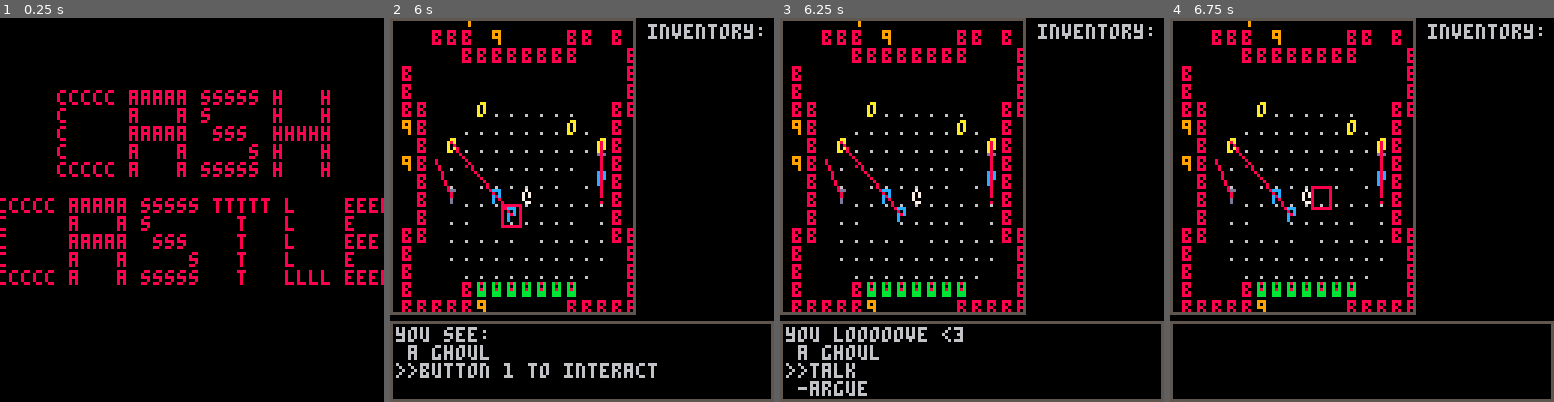
Above: before the commit, frames 1-4 (left to right).
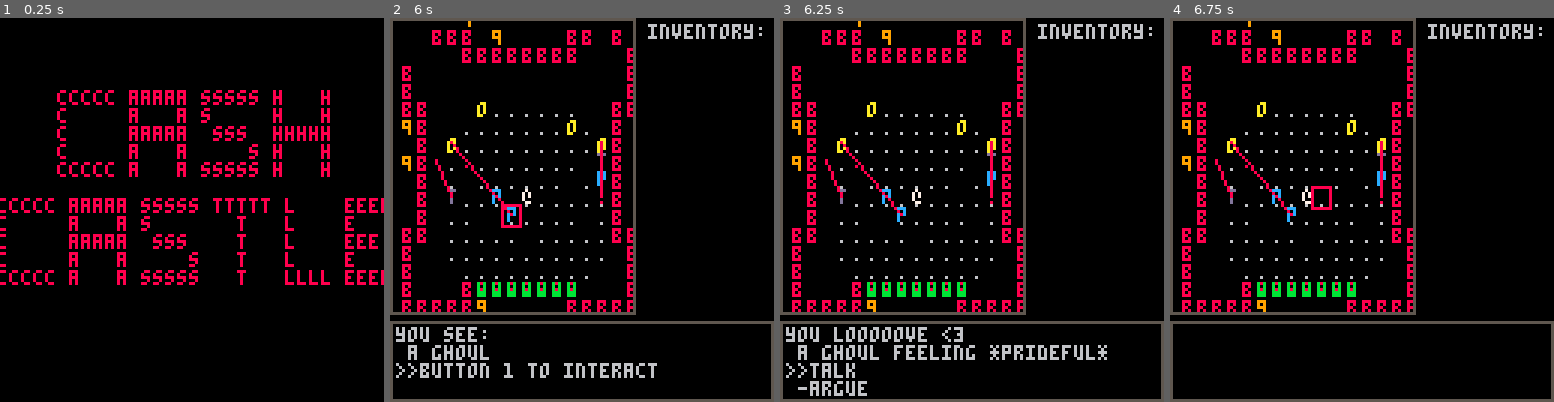
Above: after the commit, the same moments.

Repository: arnodick/castle
Game: PICO-8 cartridge castle.p8
The game is run twice, just before and just after one commit, with the same random seed, the same clock (stepped at 60 frames per second) and the same inputs.
Inputs:
- Up to frame 1 (0.25 s): no input
- Up to frame 2 (6 s): tap X (X key) at 0.33, 1.07, 1.85, 2.97, 4.08, 5.2 s; tap O (Z key) at 0.7, 1.7, 2.1, 2.5, 2.9, 3.3, 3.7, 4.1, 4.5, 4.9, 5.3, 5.7 s; hold Right 1.6-2.1 s; hold Up 2.15-2.42 s; hold Right 2.47-3.03 s; hold Left 3.08-3.58 s; hold Down 3.63-3.97 s; hold Right 4.02-4.68 s; hold Up 4.73-5.03 s; hold Left 5.08-5.68 s; hold Down from 5.73 s (still down)
- Up to frame 3 (6.25 s): release Down at 6.03 s; hold Right from 6.08 s (still down); tap O (Z key) at 6.1 s
- Up to frame 4 (6.75 s): tap X (X key) at 6.32 s; tap O (Z key) at 6.5 s; release Right at 6.58 s; hold Right from 6.63 s (still down)

Frames 1-2 are identical in both runs. In frame 3, 1.0% of the frame differs, in the area x 29-86%, y 85-90%; in frame 4, nothing differs.

Commit message:
mostly cleaned up menu stuff? TODO: get rid of dodialogue

Diff:
--- a/castle.p8
+++ b/castle.p8
@@ -672,7 +672,7 @@
 					mes[3]="*"..species[actortypes[t.t][level+1].sp].." now hates you!*"
 					rltns[actortypes[t.t][level+1].rl].ha=actortypes[p.t][level+1].rl
 				elseif t==p then
-					sendtomenu(menus[2],listinventory(p,"inventory:"))
+					sendtomenu(menus[2],listinventory(p.inventory,"inventory:"))
 					mes[1]="you are dead!"
 					mes[2]="you got "..countcash(p).." cash"
 					mes[3]=" press button to continue"
@@ -723,13 +723,13 @@
 			if v.x==a.x and v.y==a.y then
 				pickupitem(v,a)
 				if v==p then
-					sendtomenu(menus[2],listinventory(p,"inventory:"))
+					sendtomenu(menus[2],listinventory(p.inventory,"inventory:"))
 				end
 			end
 		end
 	elseif p!=nil then
 		if a==p then
-			sendtomenu(menus[2],listinventory(p,"inventory:"))
+			sendtomenu(menus[2],listinventory(p.inventory,"inventory:"))
 		end
 		if comparedistance(a,p)<5 or a.t==11 then
 			if a.hit==0 then
@@ -755,9 +755,7 @@
 end
 
 function dodialogue(m,t)
-	m.t=4
-	m.sel=1
---	m.control=not m.control
+	changemenu(m,4)
 	m.target=t
 end
 
@@ -767,7 +765,7 @@
 		changemenu(m,3)
 	elseif it==6 then
 		p.hit=0
-		quitmenu(m,m.t,true)
+		quitmenu(m,m.t,true,listinventory(p.inventory,"inventory"))
 	end
 end
 
@@ -790,24 +788,13 @@
 	end
 end
 
-function controlmenu(m,mi,ma,def)
+function controlmenu(m,mi,ma,me)
 	if m.control then
-		for a=1,mi-1 do
-			m.me[a]=def[a]
-		end
+		m.me=me
 		for a=1,ma do
-			local s=""
-			if a==m.sel then s=">>" else s=" -" end
-			if m.t==2 then
-				m.me[a+1]=s..items[actortypes[p.inventory[a]][level+1].sp]
-			elseif m.t==3 then
-				m.me[a+1]=s..items[a]
-			elseif m.t==4 then
-				local talk={} talk[1]="talk" talk[2]="argue"
-				m.me[a+2]=s..talk[a]
-			elseif m.t==5 then
-				m.me[a]=s..feelings[rltns[a].fe]..def[a]
-			end
+			local s=" -"
+			if a==m.sel then s=">>" end
+			m.me[a+mi-1]=s..m.me[a+mi-1]
 		end
 		if btnp(2) then m.sel-=1 if m.sel<1 then m.sel=ma end
 		elseif btnp(3) then m.sel+=1 if m.sel>ma then m.sel=1 end
@@ -815,7 +802,7 @@
 			if m.t==2 then
 			--use item
 				doitem(m,p.inventory[m.sel])
-				sendtomenu(menus[2],listinventory(p,"inventory:"))
+--				sendtomenu(menus[2],listinventory(p.inventory,"inventory:"))
 			elseif m.t==3 then
 			--buy item
 				makeactor(6,p.x,p.y)
@@ -827,8 +814,7 @@
 					quitmenu(m,1,true)
 					local en={} en[1]=3 en[2]=7 en[3]=8
 					local r=flr(rnd(#en))+1
---					m.me={}
---					m.me[1]="they say:"
+
 					if players[1]!=nil then
 					local trl=actortypes[m.target][level+1].rl
 					local prl=actortypes[p.t][level+1].rl
@@ -854,18 +840,15 @@
 				--argument stuff here
 			end
 		elseif btnp(5) then
-			if m.t!=3 then
-				local mt=m.t
-				if mt==4 then mt=1 def={} end
-				if mt==5 then mt=1 def={} end
-				m.me=def
-				quitmenu(m,mt,false)
-			end
-		end
---	else
---		m.sel=1
---		if m.t==4 then m.t=1 end--def={} end
---		m.me=def
+			local mt=m.t
+			if mt==4 then mt=1 end
+			if mt==5 then mt=1 end
+			if mt==1 then
+				quitmenu(m,mt,false,tut)
+			else
+				quitmenu(m,mt,false,listinventory(p.inventory,"inventory:"))
+			end
+		end
 	end
 end
 
@@ -874,20 +857,21 @@
 	m.t=ty
 end
 
-function quitmenu(m,ty,tu)
+function quitmenu(m,ty,tu,me)
 	m.control=false
 	changemenu(m,ty)
+	sendtomenu(m,me)
 	if tu then
 		taketurn()
 	end
 end
 
-function listinventory(a,title)
+function listinventory(l,title)
 --todo: make this take a title input "inventory:" or "use:" etc
 	me={}
 	me[1]=title
-	for b=1,#a.inventory do
-		me[b+1]=" -"..items[actortypes[a.inventory[b]][level+1].sp]
+	for b=1,#l do
+		me[b+1]=" "..items[actortypes[l[b]][level+1].sp]
 	end
 	return me
 end
@@ -898,7 +882,6 @@
 end
 
 function domenu(m)
-	local def={}
 	--examine menu
 	if m.t==1 then
 		if m.control==true then
@@ -921,34 +904,40 @@
 				sendtomenu(m,{""})
 			end
 			if btnp(5) then
-				m.control=not m.control
-				sendtomenu(m,tut)
+				quitmenu(m,m.t,false,tut)
 			end
 		end
 	--inventory menu
 	elseif m.t==2 then
 		if p!=nil then
-			def[1]="use:"
-			controlmenu(m,2,#p.inventory,def)
+			controlmenu(m,2,#p.inventory,listinventory(p.inventory,"use:"))
 		end
 	--buy menu
 	elseif m.t==3 then
-		def[1]="buy:"
-		controlmenu(m,2,#items,def)
+		local buy={} buy[1]="buy:"
+		for a=1,#items do
+			buy[a+1]=items[a]
+		end
+		controlmenu(m,2,#items,buy)
 	--talk menu
 	elseif m.t==4 then
-		if     rltns[actortypes[p.t][level+1].rl].ha==actortypes[m.target][level+1].rl then
-			def[1]="you hate >( !!"
-		elseif rltns[actortypes[p.t][level+1].rl].li==actortypes[m.target][level+1].rl then
-			def[1]="you looooove <3"
+		local flav=""
+		local prl=rltns[actortypes[p.t][level+1].rl]
+		local trl=actortypes[m.target][level+1].rl
+		if prl.ha==trl then
+			flav="you hate >( !!"
+		elseif prl.li==trl then
+			flav="you looooove <3"
 		else
-			def[1]="you face:"
-		end
-		def[2]=" a "..species[actortypes[m.target][level+1].sp]--.." feeling *"..feelings[rltns[actortypes[m.target][level+1].rl].fe].."*"
-		controlmenu(m,3,2,def)
+			flav="you face:"
+		end
+		controlmenu(m,3,2,{flav," a "..species[actortypes[m.target][level+1].sp].." feeling *"..feelings[rltns[actortypes[m.target][level+1].rl].fe].."*","talk","argue"})
 	elseif m.t==5 then
-		def[1]=" is best!" def[2]=" rules!" def[3]=" = superior!" def[4]=" is right!"
-		controlmenu(m,1,4,def)
+		local arg={}
+		for a=1,#rltns do
+			arg[a]=feelings[rltns[a].fe].." is best!"
+		end
+		controlmenu(m,1,4,arg)
 	end
 end
 
@@ -1022,7 +1011,7 @@
 			if p!=nil then
 				--control inventory
 				if btnp(5) then
-					sendtomenu(menus[2],listinventory(p,"inventory:"))
+					sendtomenu(menus[2],listinventory(p.inventory,"inventory:"))
 					if p.inventory[1]!=nil then
 						menus[2].control=not menus[2].control
 					end
